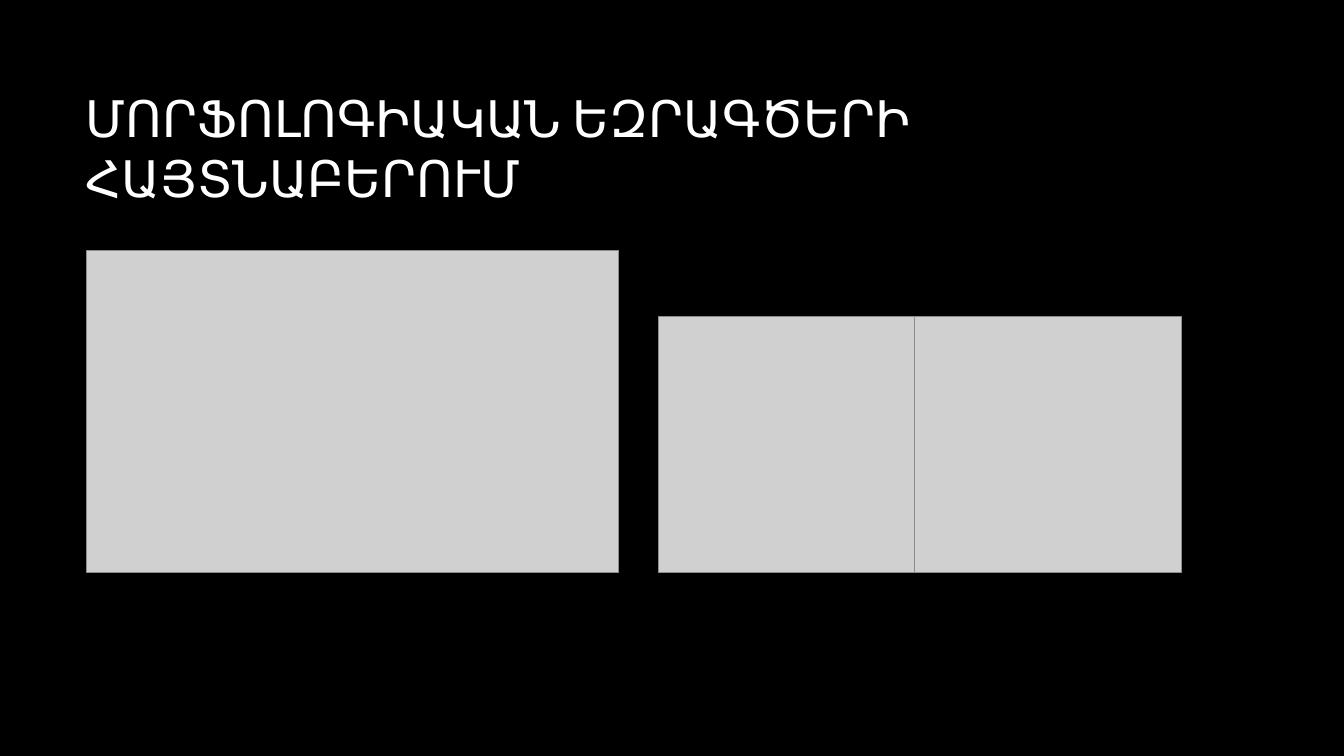
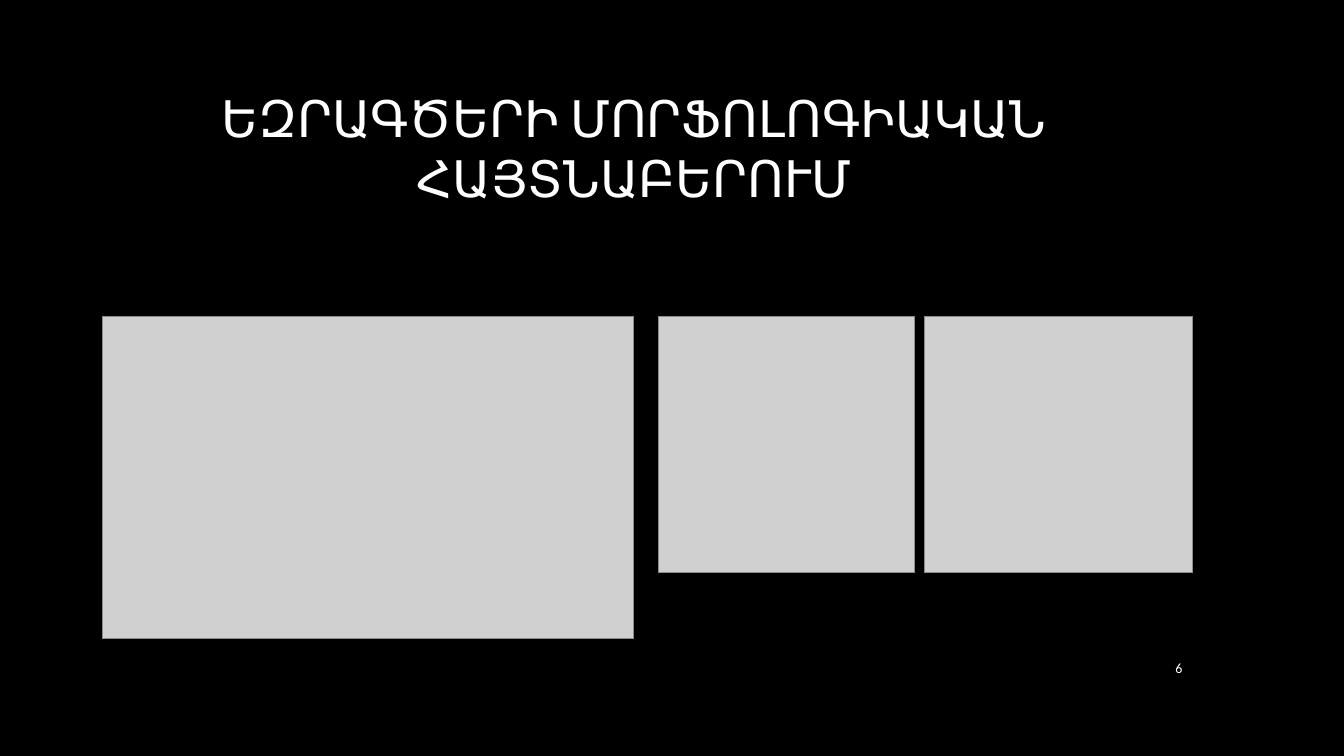
Before and after one commit to CGevorg/OpenKrypton, a slide deck: slide 6 of presentation/Presentation.pptx. Drawn at 1344x756 pixels with LibreOffice and Linux fonts; fonts in the diff are those of the drawing; grey boxes stand for pictures; background and template pictures are left out. Boxes give left, top, right and bottom in pixels: in the first picture for what was removed or moved away, otherwise in the second. Text is boxed around its words. In the diff, an @@ line names an element or a change of style, - is before the commit and + after.

```diff
--- a/presentation/Presentation.pptx
+++ b/presentation/Presentation.pptx
@@ title at (221, 99, 1046, 199): text changed @@
-ՄՈՐՖՈԼՈԳԻԱԿԱՆ ԵԶՐԱԳԾԵՐԻ ՀԱՅՏՆԱԲԵՐՈՒՄ
+ԵԶՐԱԳԾԵՐԻ ՄՈՐՖՈԼՈԳԻԱԿԱՆ ՀԱՅՏՆԱԲԵՐՈՒՄ
@@ picture: place and size @@
-picture at (87, 250, 619, 572)
+picture at (102, 317, 634, 638)
@@ picture: place and size @@
-picture at (914, 317, 1182, 573)
+picture at (926, 317, 1193, 573)
@@ page number added at (1175, 663, 1182, 673), 10 pt, text #FFFFFF @@
+6
```
Also in this commit, not shown: 15 other slides changed, 2 slides added, 1 slide removed.
